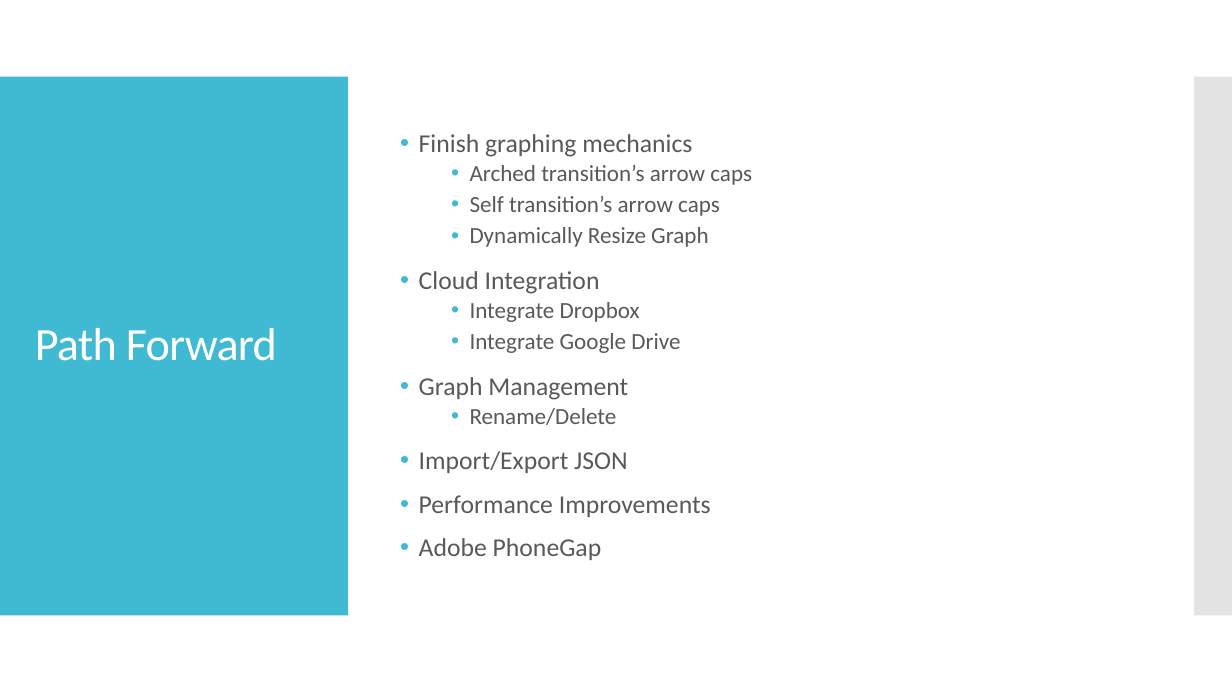
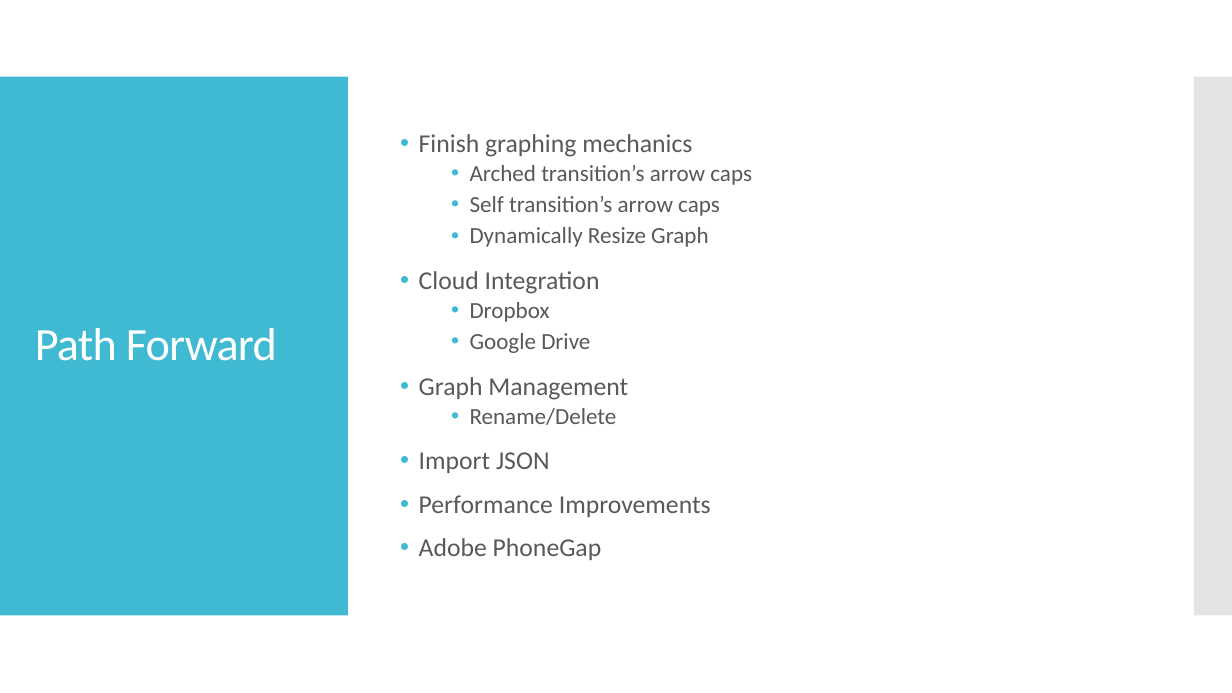
Before and after one commit to dhardin/Finite-State-Machine-Online, a slide deck: slide 17 of Presentation.pptx. Drawn at 1232x693 pixels with LibreOffice and Linux fonts; fonts in the diff are those of the drawing. Boxes give left, top, right and bottom in pixels: in the first picture for what was removed or moved away, otherwise in the second. Text is boxed around its words. In the diff, an @@ line names an element or a change of style, - is before the commit and + after.

```diff
--- a/Presentation.pptx
+++ b/Presentation.pptx
@@ text at <box>470,302,590,353</box>: text changed @@
-  • Integrate Dropbox
-  • Integrate Google Drive
+  • Dropbox
+  • Google Drive
@@ text at <box>419,452,550,473</box>: text changed @@
-• Import/Export JSON
+• Import JSON
```
Also in this commit, not shown: 7 other slides changed, 4 other files.
